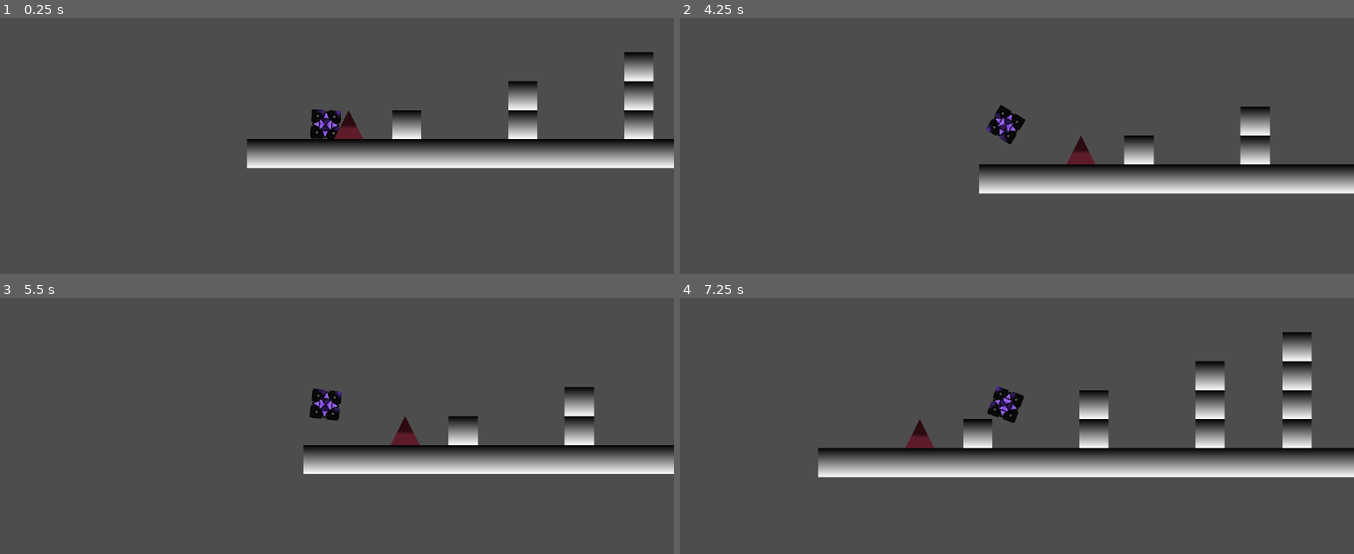
Above: before the commit, frames 1-4 (two rows, left to right).
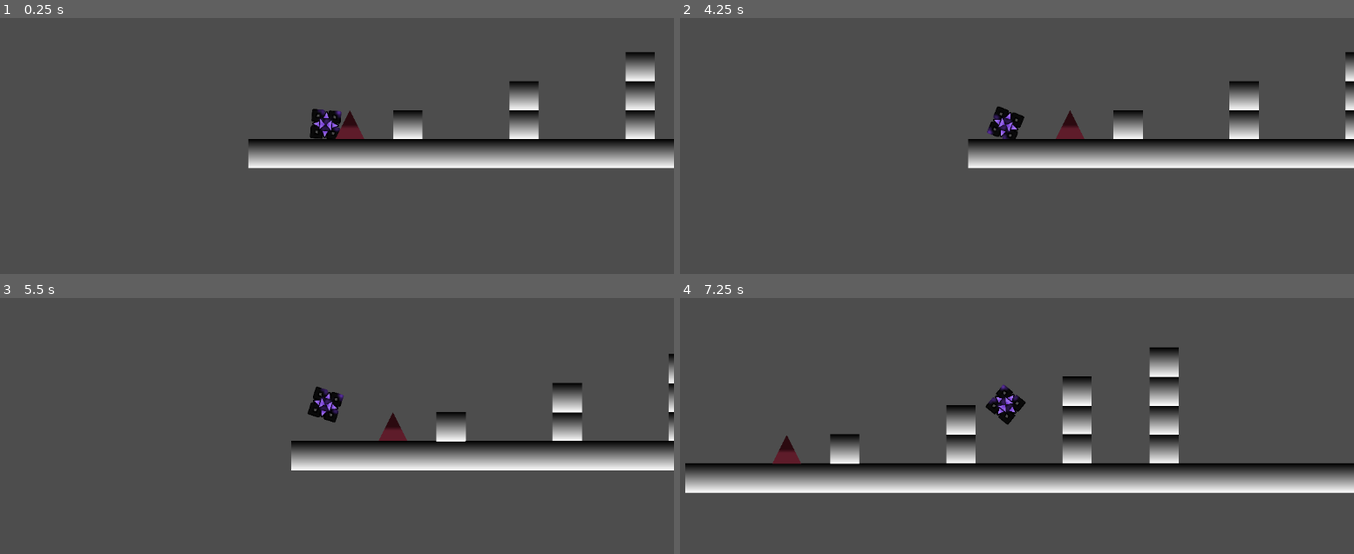
Above: after the commit, the same moments.

Repository: SavageMode123/Mechanical-Dash
Game: Godot game, scene res://main.tscn
Same seed, same stepped clock (60 frames per second), same inputs: the game is played once before the commit and once after it.
Inputs:
- Up to frame 1 (0.25 s): no input
- Up to frame 2 (4.25 s): tap W (Jump) at 0.77, 1.52, 3.02, 3.77 s; tap E (Debug, bound only after the commit) at 4.15 s
- Up to frame 3 (5.5 s): tap W (Jump) at 4.52 s
- Up to frame 4 (7.25 s): tap W (Jump) at 6.02, 6.77 s

The runs differ from the first frame. In frame 1, 0.4% of the frame differs, in the area x 36-98%, y 13-59%; in frame 2, 12%; in frame 3, 9.8%; in frame 4, 22%, in the area x 0-100%, y 13-77%.

Commit message:
Added Debug TP
Just for Debug

Diff:
--- a/Cube.gd
+++ b/Cube.gd
@@ -62,6 +62,10 @@
 		icon.rotation_degrees = lerp(icon.rotation_degrees, round(icon.rotation_degrees / 90) * 90, 0.2)
 		notOnFloorSince = 0.0
 
+	if Input.is_action_just_pressed("Debug"):
+		position.x = 100
+		position.y = 500
+
 	move_and_slide()
 
 # Cube kill collision
--- a/cube.tscn
+++ b/cube.tscn
@@ -26,7 +26,6 @@
 
 [node name="Hitbox" type="CollisionShape2D" parent="BlockCollision"]
 position = Vector2(-0.000610352, 0)
-scale = Vector2(1, 1)
 shape = SubResource("RectangleShape2D_2ffqx")
 
 [node name="InstantCollision" type="Area2D" parent="."]
@@ -34,12 +33,10 @@
 
 [node name="Hitbox" type="CollisionShape2D" parent="InstantCollision"]
 position = Vector2(-0.000610352, 0)
-scale = Vector2(1, 1)
 shape = SubResource("RectangleShape2D_quu2i")
 
 [node name="Hitbox" type="CollisionShape2D" parent="."]
 position = Vector2(-0.000610352, 0)
-scale = Vector2(1, 1)
 shape = SubResource("RectangleShape2D_usvvn")
 
 [connection signal="body_entered" from="BlockCollision" to="." method="_on_block_collision_body_entered"]
--- a/main.tscn
+++ b/main.tscn
@@ -2,12 +2,12 @@
 
 [ext_resource type="PackedScene" uid="uid://c6gyo1jhotsr6" path="res://cube.tscn" id="1_evmdo"]
 [ext_resource type="PackedScene" uid="uid://c6uigoqrmrx1u" path="res://block.tscn" id="2_7fk1q"]
-[ext_resource type="PackedScene" uid="uid://tdk6p7xgwws5" path="res://spike.tscn" id="3_n3fh7"]
+[ext_resource type="PackedScene" path="res://spike.tscn" id="3_n3fh7"]
 
 [node name="Main" type="Node2D"]
 
 [node name="Cube" parent="." instance=ExtResource("1_evmdo")]
-position = Vector2(102, 509)
+position = Vector2(100, 500)
 
 [node name="Block" parent="." instance=ExtResource("2_7fk1q")]
 position = Vector2(96, 576)
--- a/project.godot
+++ b/project.godot
@@ -22,3 +22,8 @@
 "events": [Object(InputEventKey,"resource_local_to_scene":false,"resource_name":"","device":-1,"window_id":0,"alt_pressed":false,"shift_pressed":false,"ctrl_pressed":false,"meta_pressed":false,"pressed":false,"keycode":0,"physical_keycode":87,"key_label":0,"unicode":119,"echo":false,"script":null)
 ]
 }
+Debug={
+"deadzone": 0.5,
+"events": [Object(InputEventKey,"resource_local_to_scene":false,"resource_name":"","device":-1,"window_id":0,"alt_pressed":false,"shift_pressed":false,"ctrl_pressed":false,"meta_pressed":false,"pressed":false,"keycode":0,"physical_keycode":69,"key_label":0,"unicode":101,"echo":false,"script":null)
+]
+}
